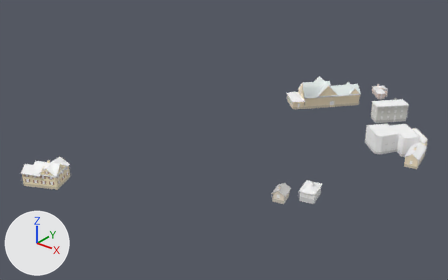
Renders of the glTF model world/buildings/b_-41_-17.glb from each side of a commit.
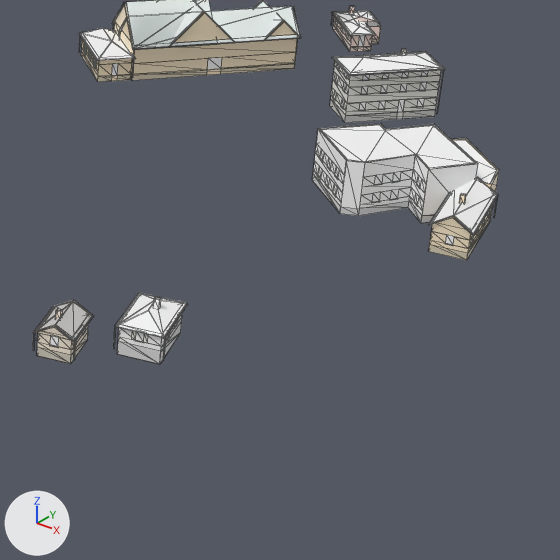
There are two pictures of each version: one whole from a 50 mm camera at (-10226.8, 4055.0, 338.4) aimed at (-10375.3, 4240.7, 223.3), one close up on the part from 58% to 100% of the width and 29% to 96% of the height. Arrows for +X, +Y and +Z are at lower left; the lights stay in place. The older version's two pictures come first. The close-ups show mesh edges as thin lines. Vertices at exactly the same position are counted once.

Names of what the first close-up shows: 'bld'.
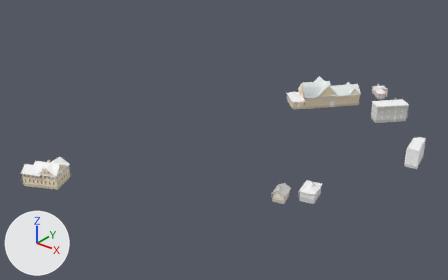
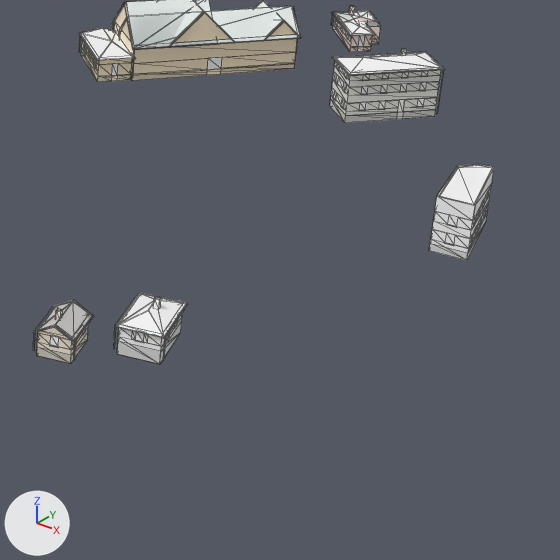
Where the change shows, as pixel boxes [x1, y1, x2, y2] in the close-ups (560 x 560 px; the box of a moved part takes in the faces that stretch with it):
'bld', reshaped
    before: [33, 0, 499, 364]
    after: [33, 0, 494, 364]
part 1 of me_bld, deleted
    before: [312, 158, 498, 245]
part 2 of me_bld, moved or reshaped
    before: [313, 124, 499, 260]
    after: [429, 164, 494, 253]
part 3 of me_bld, recoloured
    before: [429, 224, 484, 260]
    after: [429, 202, 489, 260]

What the commit changed:
me_bld is used by ob_bld; location (0.0, 0.0, 0.0).
me_bld had 3204 vertices, 2365 faces and spanned x -10413.0..-10303.0, y 4164.0..4347.0, z 218.0..232.0.
me_bld now has 2780 vertices, 2026 faces and spans x -10413.0..-10303.0, y 4164.0..4347.0, z 218.0..232.0.
me_bld part 1: 69 loose pieces with 288 vertices, spanning x -10331.0..-10303.0, y 4273.0..4299.0, z 219.0..226.0, are deleted.
me_bld part 2: 25 vertices moved from x -10323.0..-10303.0, y 4274.0..4295.0, z 221.0..228.0 to x -10309.0..-10303.0, y 4274.0..4287.0, z 221.0..228.0; 281 vertices removed from x -10331.0..-10303.0, y 4273.0..4299.0, z 219.0..228.0; 145 vertices added at x -10310.0..-10303.0, y 4274.0..4287.0, z 219.0..228.0.
me_bld part 3: 18 kept faces spanning x -10310.0..-10303.0, y 4274.0..4287.0, z 219.0..223.0 get new vertex colours.
Other edits to the shape of me_bld do not show in these pictures.
